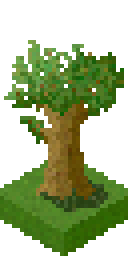
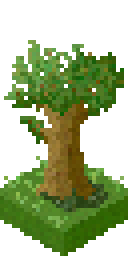
Revision of a layered 128px x 256px image; what changed, layer by layer:
added layer "grass" above "tile" over [4, 156, 124, 228]
